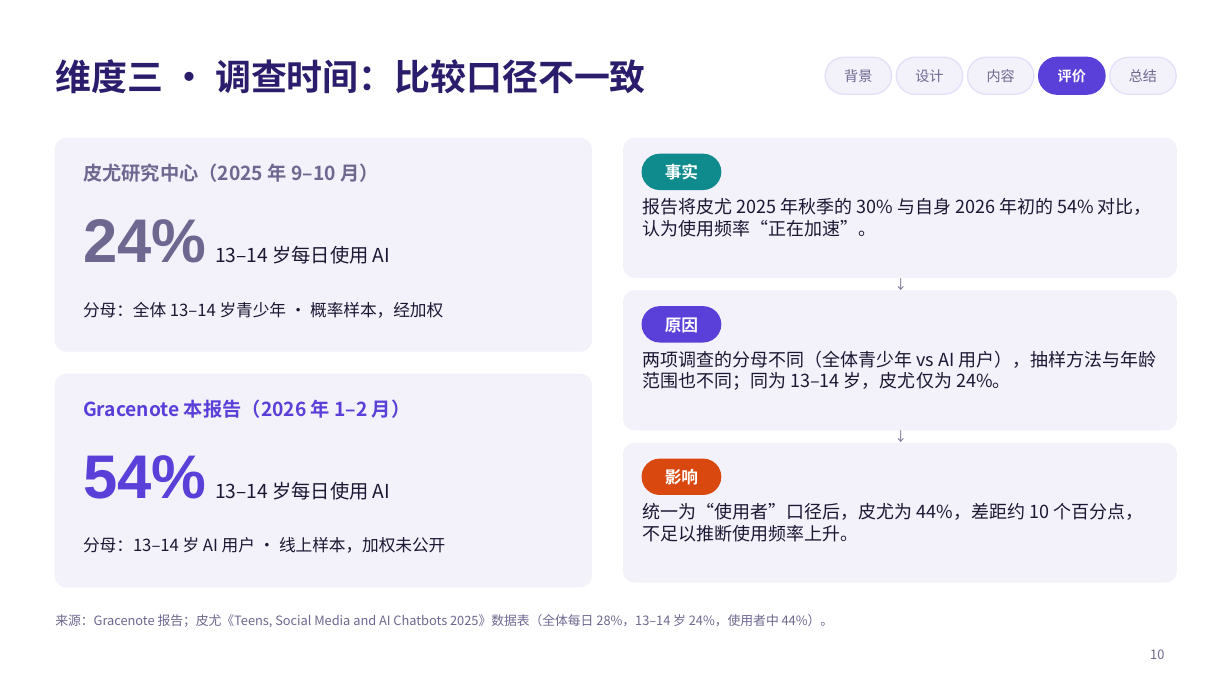
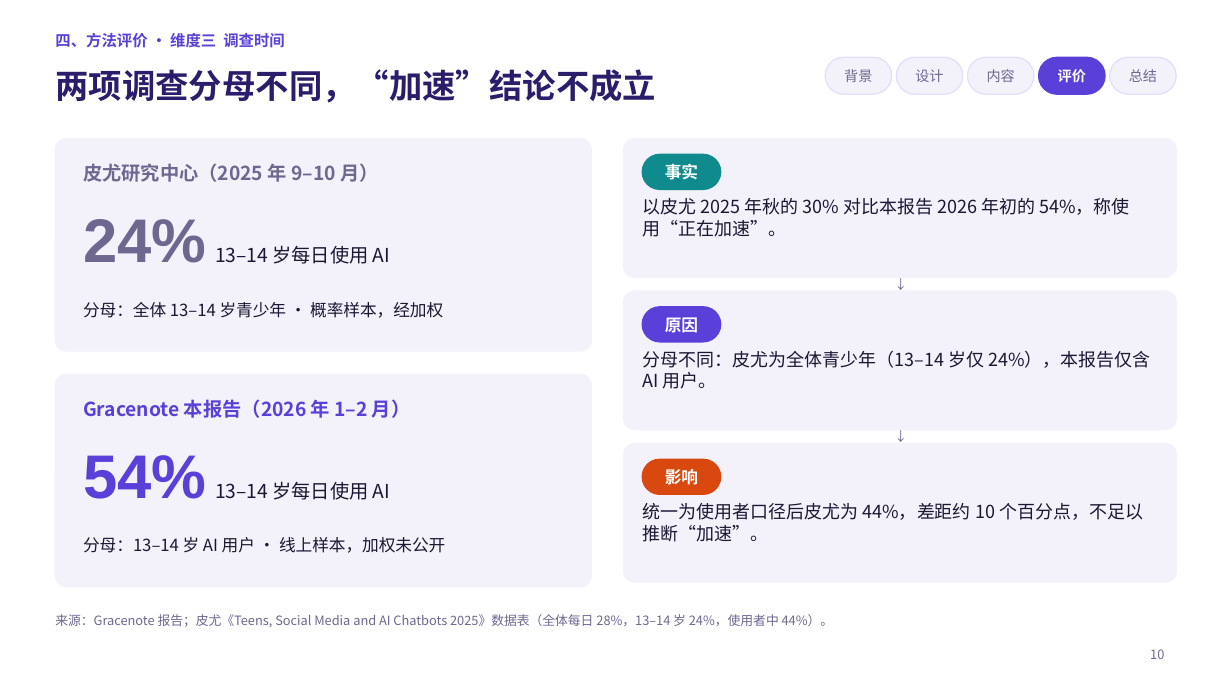
Before and after one commit to jayleo113/ppt, a slide deck: slide 10 of Gracenote报告解读_课堂汇报.pptx. Drawn at 1232x693 pixels with LibreOffice and Linux fonts; fonts in the diff are those of the drawing. Boxes give left, top, right and bottom in pixels: in the first picture for what was removed or moved away, otherwise in the second. Text is boxed around its words. In the diff, an @@ line names an element or a change of style, - is before the commit and + after.

```diff
--- a/Gracenote报告解读_课堂汇报.pptx
+++ b/Gracenote报告解读_课堂汇报.pptx
@@ text added at [55,33,285,48], 12 pt, text #5B3FD9, bold @@
+四、方法评价 · 维度三 调查时间
@@ title at [55,69,656,103]: text changed; size 28 to 26 pt @@
-维度三 · 调查时间：比较口径不一致
+两项调查分母不同，“加速”结论不成立
@@ text at [642,198,1130,237]: text changed @@
-报告将皮尤 2025 年秋季的 30% 与自身 2026 年初的 54% 对比，认为使用频率“正在加速”。
+以皮尤 2025 年秋的 30% 对比本报告 2026 年初的 54%，称使用“正在加速”。
@@ text at [642,351,1151,389]: text changed @@
-两项调查的分母不同（全体青少年 vs AI 用户），抽样方法与年龄范围也不同；同为 13–14 岁，皮尤仅为 24%。
+分母不同：皮尤为全体青少年（13–14 岁仅 24%），本报告仅含 AI 用户。
@@ text at [642,503,1143,542]: text changed @@
-统一为“使用者”口径后，皮尤为 44%，差距约 10 个百分点，不足以推断使用频率上升。
+统一为使用者口径后皮尤为 44%，差距约 10 个百分点，不足以推断“加速”。
```
Also in this commit, not shown: 12 other slides changed, 5 other files.
